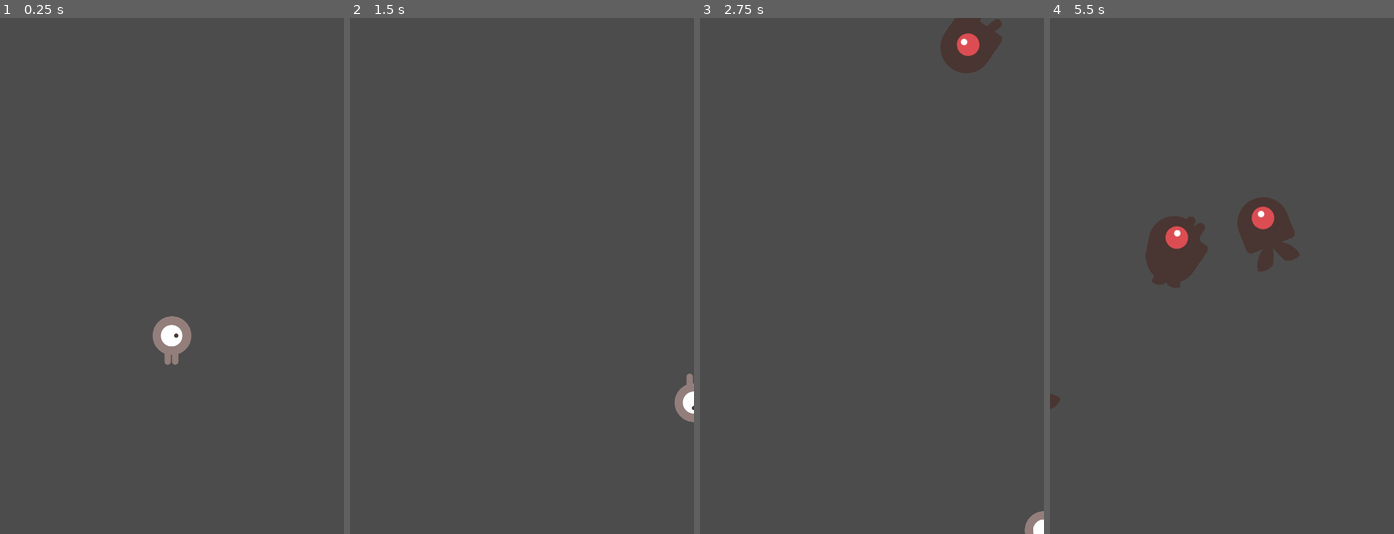
Above: before the commit, frames 1-4 (left to right).
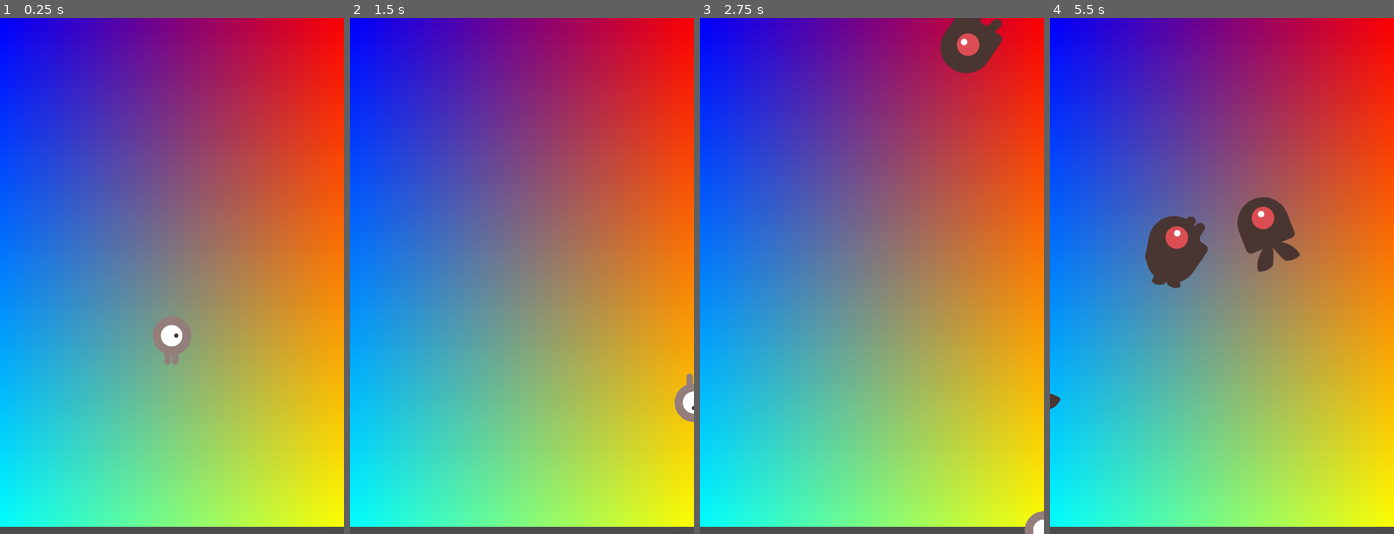
Above: after the commit, the same moments.

Repository: abegel/dodge_game
Game: Godot game, scene res://Main.tscn
Same seed, same stepped clock (60 frames per second), same inputs: the game is played once before the commit and once after it.
Inputs:
- Up to frame 1 (0.25 s): no input
- Up to frame 2 (1.5 s): tap Enter at 0.5 s; hold D (move_right) 0.53-1.28 s; hold S (move_down) from 1.28 s (still down)
- Up to frame 3 (2.75 s): release S (move_down) at 2.03 s; hold D (move_right) from 2.03 s (still down)
- Up to frame 4 (5.5 s): release D (move_right) at 2.78 s; hold W (move_up) 2.78-3.53 s; hold A (move_left) 3.53-5.03 s; hold S (move_down) from 5.03 s (still down)

The runs differ from the first frame. In frame 1, 98% of the frame differs, in the area x 0-100%, y 0-99%; in frame 2, 98%; in frame 3, 97%; in frame 4, 95%.

Commit message:
added background

Diff:
--- a/Main.tscn
+++ b/Main.tscn
@@ -1,8 +1,9 @@
-[gd_scene load_steps=5 format=2]
+[gd_scene load_steps=6 format=2]
 
 [ext_resource path="res://Player.tscn" type="PackedScene" id=1]
 [ext_resource path="res://Main.gd" type="Script" id=2]
 [ext_resource path="res://Mob.tscn" type="PackedScene" id=3]
+[ext_resource path="res://art/sampleback.png" type="Texture" id=4]
 
 [sub_resource type="Curve2D" id=1]
 _data = {
@@ -12,6 +13,12 @@
 [node name="Main" type="Node"]
 script = ExtResource( 2 )
 mob_scene = ExtResource( 3 )
+
+[node name="TextureRect" type="TextureRect" parent="."]
+margin_right = 482.0
+margin_bottom = 710.0
+texture = ExtResource( 4 )
+expand = true
 
 [node name="Player" parent="." instance=ExtResource( 1 )]
 
Binary file added: art/sampleback.png
Not shown, added: art/sampleback.png.import
